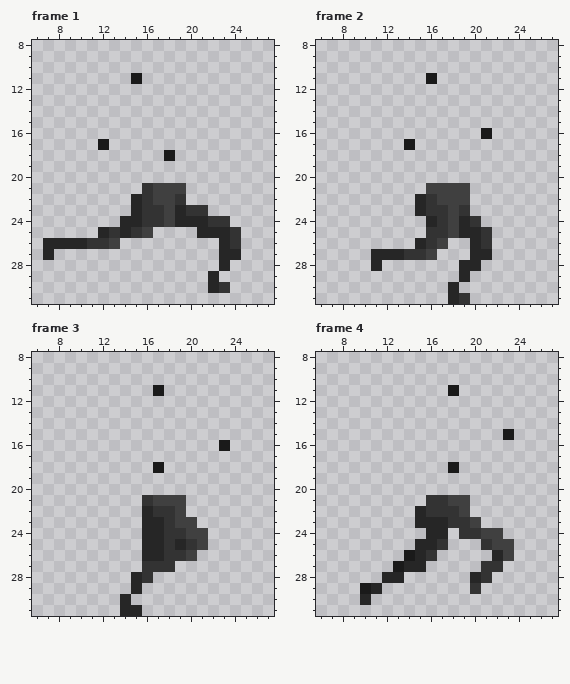
Two states of a pixel-art file, aseperite textures/run cycle.ase. That is the earlier state.
32x32 pixels, 8 frames. Shown: frame 1: x 6..27, y 8..31; frame 2: x 6..27, y 8..31; frame 3: x 6..27, y 8..31; frame 4: x 6..27, y 8..31. The commit also changed other frames, which this record leaves out.
The same view after the edit:
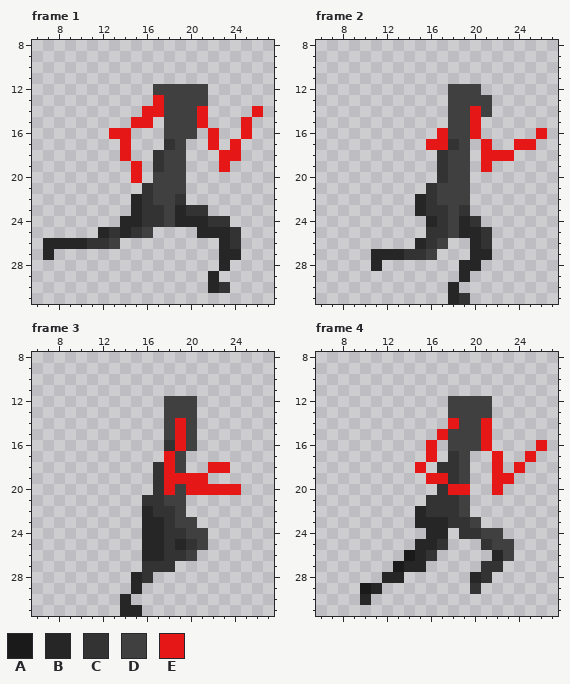
Palette (. is transparent): A #1a1a1a  B #262626  C #333333  D #404040  E #e61717
Edits made:
layer "left arm new" now shown
Frame 1, layers "right arm new", "body", "left arm new":
y 11: x 15 A -> .
y 12: x 17..21 ..... -> DDDDD
y 13: x 17..21 ..... -> EDDDD
y 14: x 16..21 ...... -> EEDDDE; x 26 . -> E
y 15: x 15..16 .. -> EE; x 18..21 .... -> DDDE; x 25 . -> E
y 16: x 13..14 .. -> EE; x 18..20 ... -> DDD; x 22 . -> E; x 25 . -> E
y 17: x 12 A -> .; x 14 . -> E; x 18..19 .. -> CD; x 22 . -> E; x 24 . -> E
y 18: x 14 . -> E; x 17..19 .A. -> CDD; x 23..24 .. -> EE
y 19: x 15 . -> E; x 17..19 ... -> CDD; x 23 . -> E
y 20: x 15 . -> E; x 17..19 ... -> DDD
Frame 2, layers "right arm new", "body", "left arm new":
y 11: x 16 A -> .
y 12: x 18..20 ... -> DDD
y 13: x 18..21 .... -> DDDD
y 14: x 18..21 .... -> DDED
y 15: x 18..20 ... -> DDE
y 16: x 17..21 ....A -> EDDE.; x 26 . -> E
y 17: x 14 A -> .; x 16..19 .... -> EECD; x 21 . -> E; x 24..25 .. -> EE
y 18: x 17..19 ... -> CDD; x 21..23 ... -> EEE
y 19: x 17..19 ... -> CDD; x 21 . -> E
y 20: x 17..19 ... -> CDD
y 21: x 16 D -> C
Frame 3, layers "right arm new", "body", "left arm new":
y 11: x 17 A -> .
y 12..13: x 18..20 ... -> DDD
y 14..15: x 18..20 ... -> DED
y 16: x 18..20 ... -> CED; x 23 A -> .
y 17: x 18..19 .. -> ED
y 18: x 17..19 A.. -> CED; x 22..23 .. -> EE
y 19: x 17..21 ..... -> CEEEE
y 20: x 17..24 ........ -> CEDEEEEE
y 21: x 17 D -> C
Frame 4, layers "right arm new", "body", "left arm new":
y 11: x 18 A -> .
y 12..13: x 18..21 .... -> DDDD
y 14: x 18..21 .... -> EDDE
y 15: x 17..21 ..... -> EDDDE; x 23 A -> .
y 16: x 16 . -> E; x 18..21 .... -> DDDE; x 26 . -> E
y 17: x 16 . -> E; x 18..19 .. -> CD; x 22 . -> E; x 25 . -> E
y 18: x 15 . -> E; x 17..19 .A. -> CCD; x 22 . -> E; x 24 . -> E
y 19: x 16..19 .... -> EECD; x 22..23 .. -> EE
y 20: x 17..19 ... -> CEE; x 22 . -> E
y 21: x 18 D -> C
